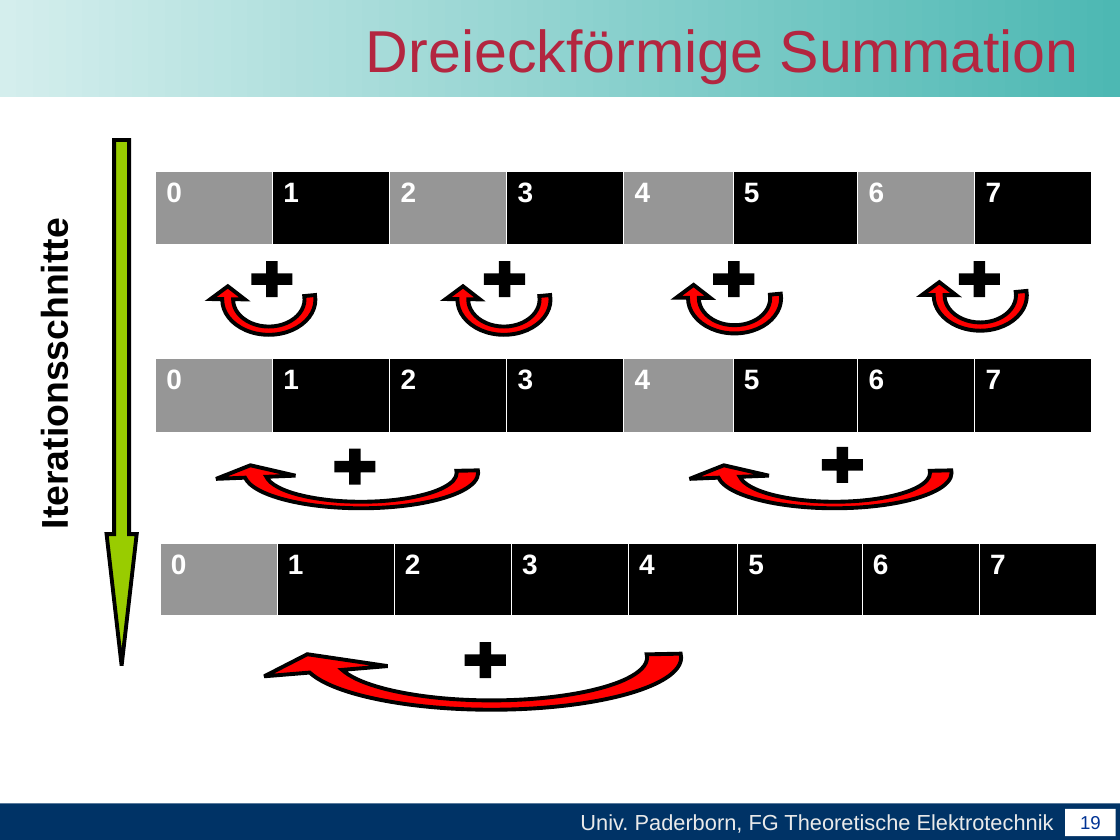
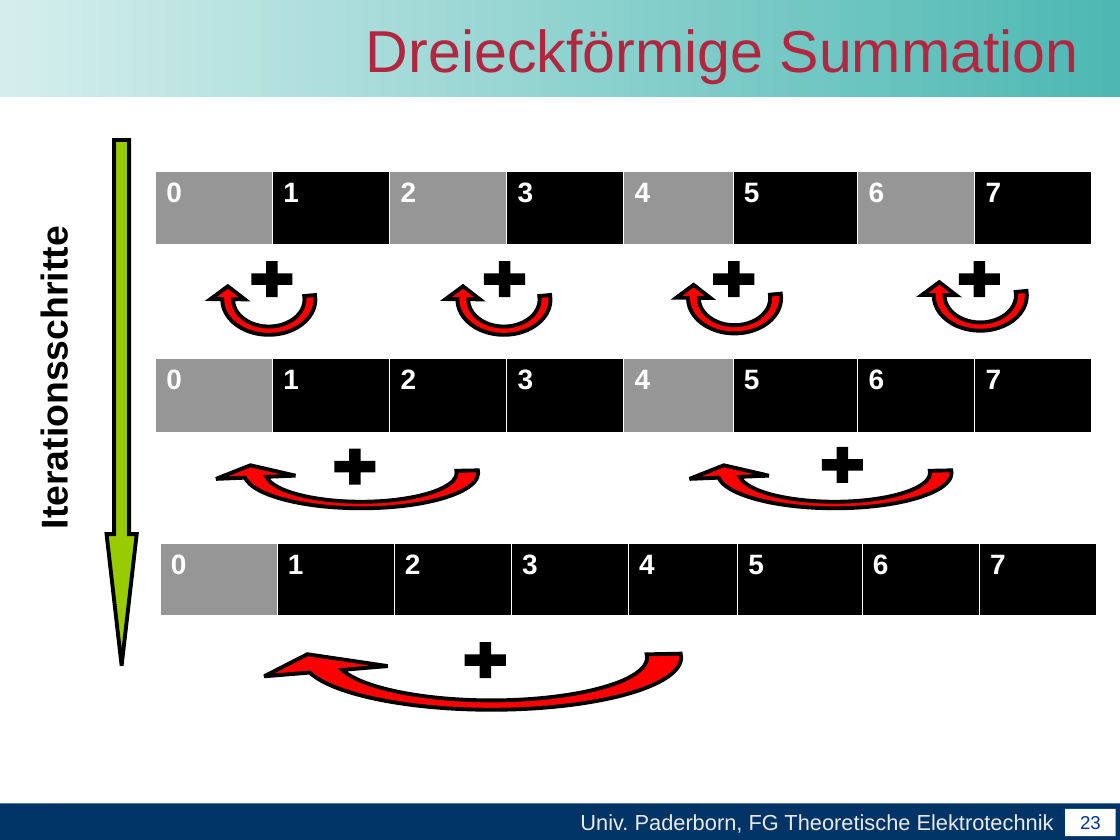
Before and after one commit to unconditional/projektarbeitcuda, a slide deck: slide 23 of Vortrag/Zwischenvortrag der Projektarbeit CUDA.ppt (slide 19 before the commit). Drawn at 1120x840 pixels with LibreOffice and Linux fonts; fonts in the diff are those of the drawing; background and template pictures are left out. Boxes give left, top, right and bottom in pixels: in the first picture for what was removed or moved away, otherwise in the second. Text is boxed around its words. In the diff, an @@ line names an element or a change of style, - is before the commit and + after.

```diff
--- a/Vortrag/Zwischenvortrag der Projektarbeit CUDA.ppt
+++ b/Vortrag/Zwischenvortrag der Projektarbeit CUDA.ppt
@@ text at [34,256,76,518]: text changed @@
-Iterationsschnitte
+Iterationsschritte
@@ page number at [1080,816,1101,829]: text changed @@
-19
+23
```
Also in this commit, not shown: 13 other slides changed, 12 slides added, 2 slides removed.
